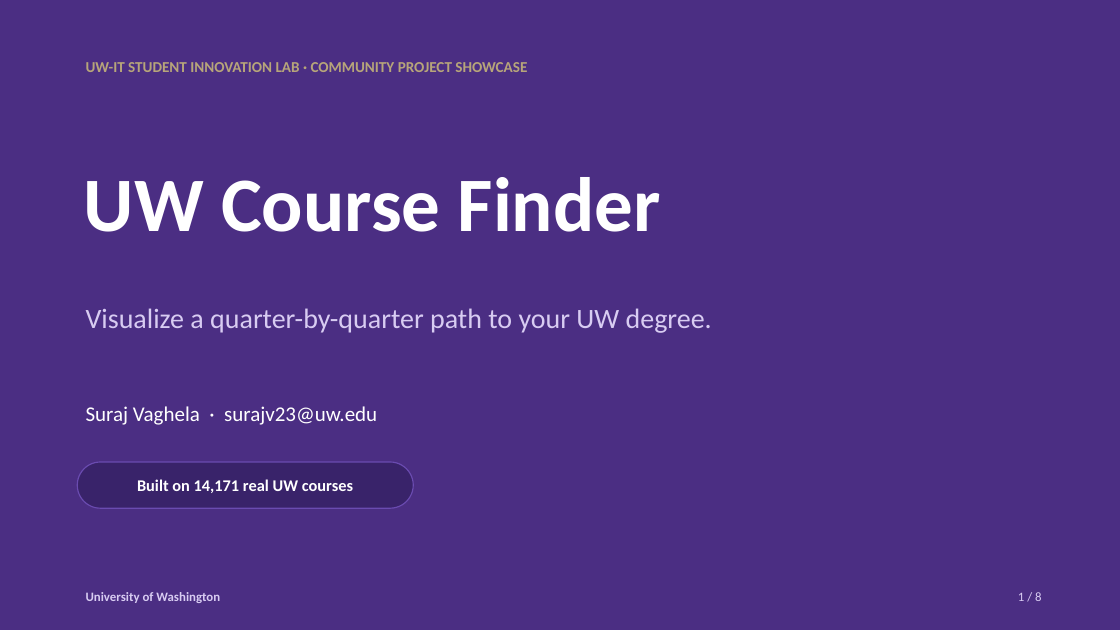
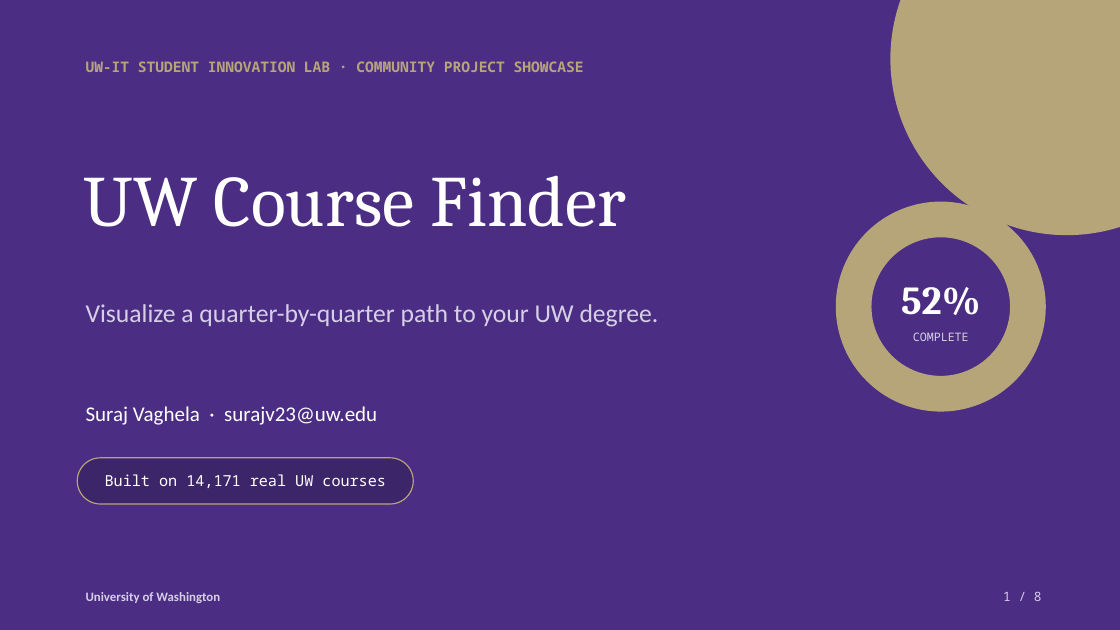
Before and after one commit to SVOG23/UWCourseFinder, a slide deck: slide 1 of slides/UW-Course-Finder.pptx. Drawn at 1120x630 pixels with LibreOffice and Linux fonts; fonts in the diff are those of the drawing. Boxes give left, top, right and bottom in pixels: in the first picture for what was removed or moved away, otherwise in the second. Text is boxed around its words. In the diff, an @@ line names an element or a change of style, - is before the commit and + after.

```diff
--- a/slides/UW-Course-Finder.pptx
+++ b/slides/UW-Course-Finder.pptx
@@ ellipse added at [891,0,1120,235], fill #B7A57A @@
@@ text "UW-IT STUDENT INNOVATION LAB · ..." at [86,61,584,72]: size 13 to 12.5 pt, font Calibri to Noto Sans Mono @@
@@ text "UW Course Finder" at [84,175,625,227]: size 66 to 62 pt, font Calibri to Cambria, bold off @@
@@ donut added at [836,202,1046,412], fill #B7A57A @@
@@ text "Visualize a quarter-by-quarter path to ..." at [86,304,659,327]: size 24 to 22 pt, text colour #D8CCF2 to #D7CFE6 @@
@@ text added at [901,287,980,341], 10 pt, text #D7CFE6 @@
+52%
+COMPLETE
@@ rounded rectangle "Built on 14,171 real UW ...": place and size @@
-rounded rectangle "Built on 14,171 real UW ..." at [77,462,413,508]
+rounded rectangle "Built on 14,171 real UW ..." at [77,458,413,504]
@@ rounded rectangle "Built on 14,171 real UW ..." at [77,458,413,504]: size 14 to 13 pt, font Calibri to Noto Sans Mono, bold off; fill #39236A to #3D2569; outline #6A4BB0 1 pt to #B7A57A 1 pt @@
@@ text "1 / 8" at [1003,592,1042,601]: font Calibri to Noto Sans Mono, text colour #D8CCF2 to #D7CFE6 @@
```
Also in this commit, not shown: 7 other slides changed, 3 other files.
